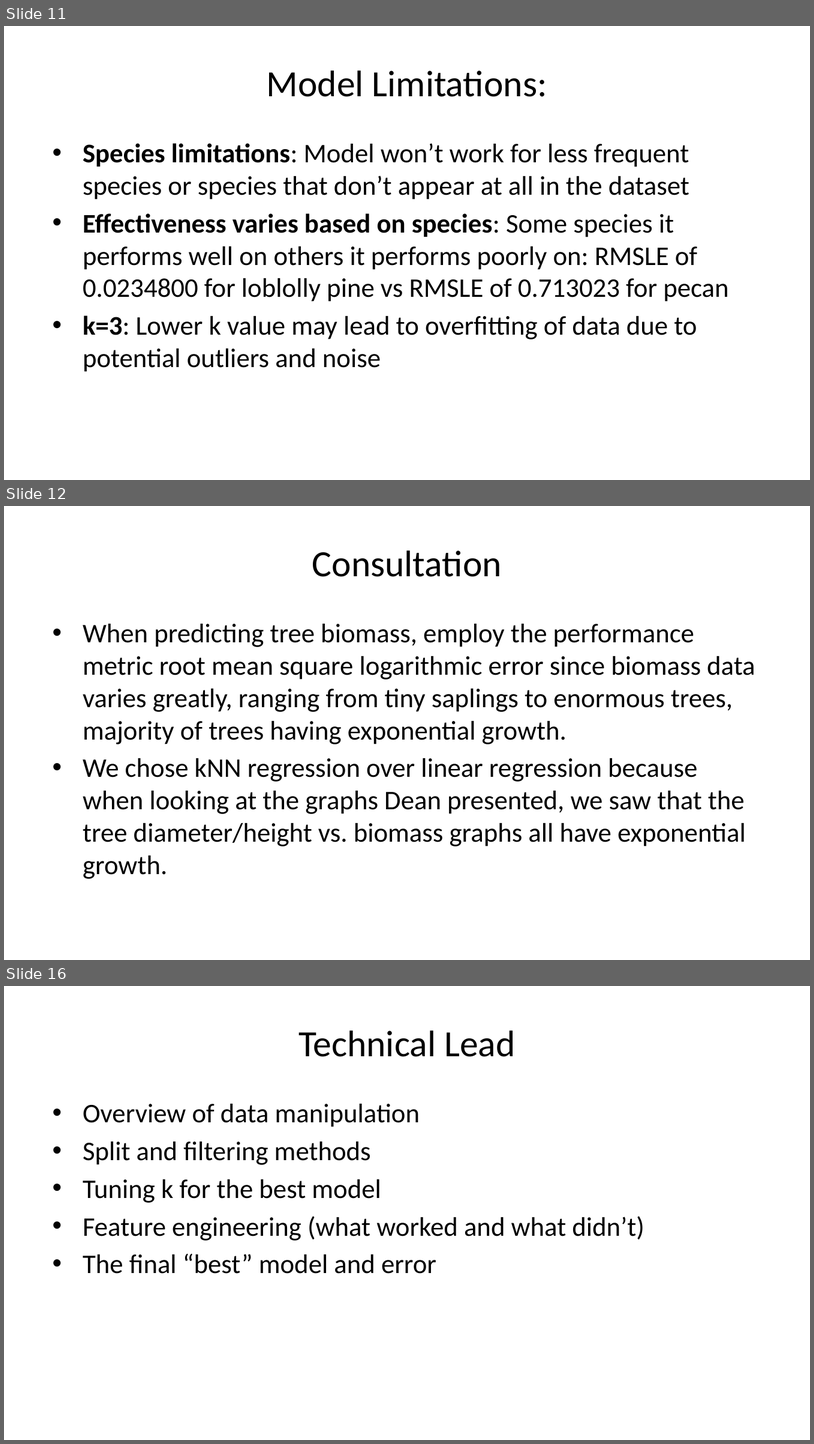
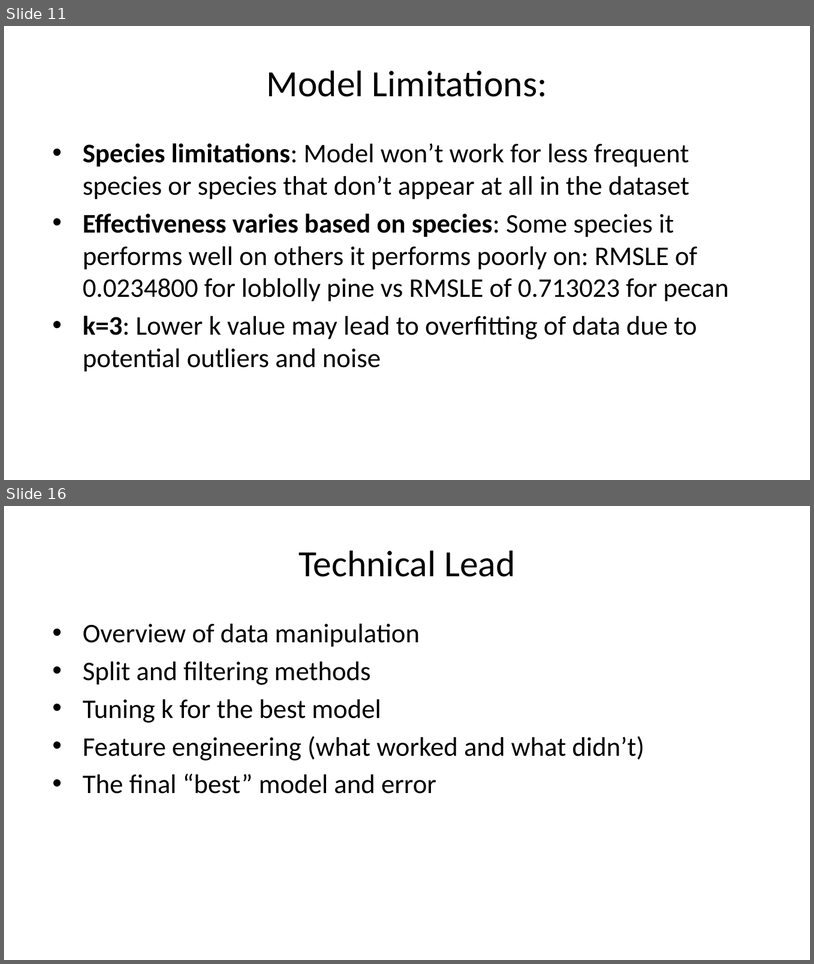
Before and after one commit to deancallahan25/Redwood-Analytics-Portfolio, a slide deck: Project-3/presentation.pptx. Shown one above the other, each under a label of ours: slides 11, 12 and 16 before the commit, slides 11 and 16 after it; the slides between them are not shown. The pictures are 814x1444 and 814x964 pixels, drawn with LibreOffice and Linux fonts; fonts in the diff are those of the drawing. Boxes give left, top, right and bottom in pixels: in the first picture for what was removed or moved away, otherwise in the second. Text is boxed around its words. In the diff, an @@ line names an element or a change of style, - is before the commit and + after.

```diff
--- a/Project-3/presentation.pptx
+++ b/Project-3/presentation.pptx
@@ slide 12 removed at (x1=4, y1=506, x2=810, y2=960), background #FFFFFF @@
@@ title removed at (x1=312, y1=550, x2=502, y2=577) @@
-Consultation
@@ text removed at (x1=83, y1=624, x2=755, y2=879) @@
-• When predicting tree biomass, employ the performance metric root mean square logarithmic error since biomass data varies greatly, ranging from tiny saplings to enormous trees, majority of trees having exponential growth.
-• We chose kNN regression over linear regression because when looking at the graphs Dean presented, we saw that the tree diameter/height vs. biomass graphs all have exponential growth.
```
Also in this commit, not shown: 9 slides changed, 1 slide added, 1 other file.
